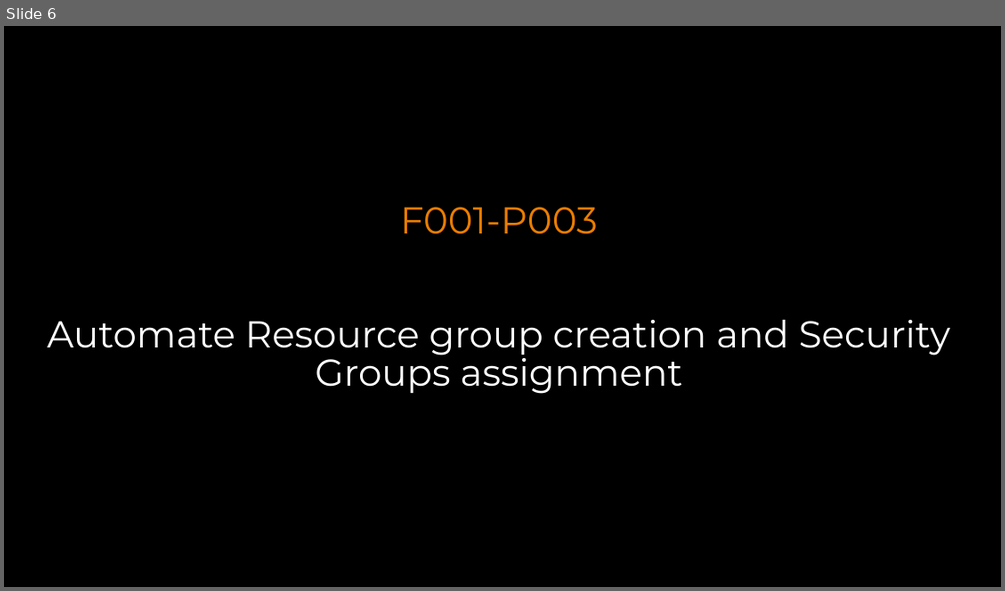
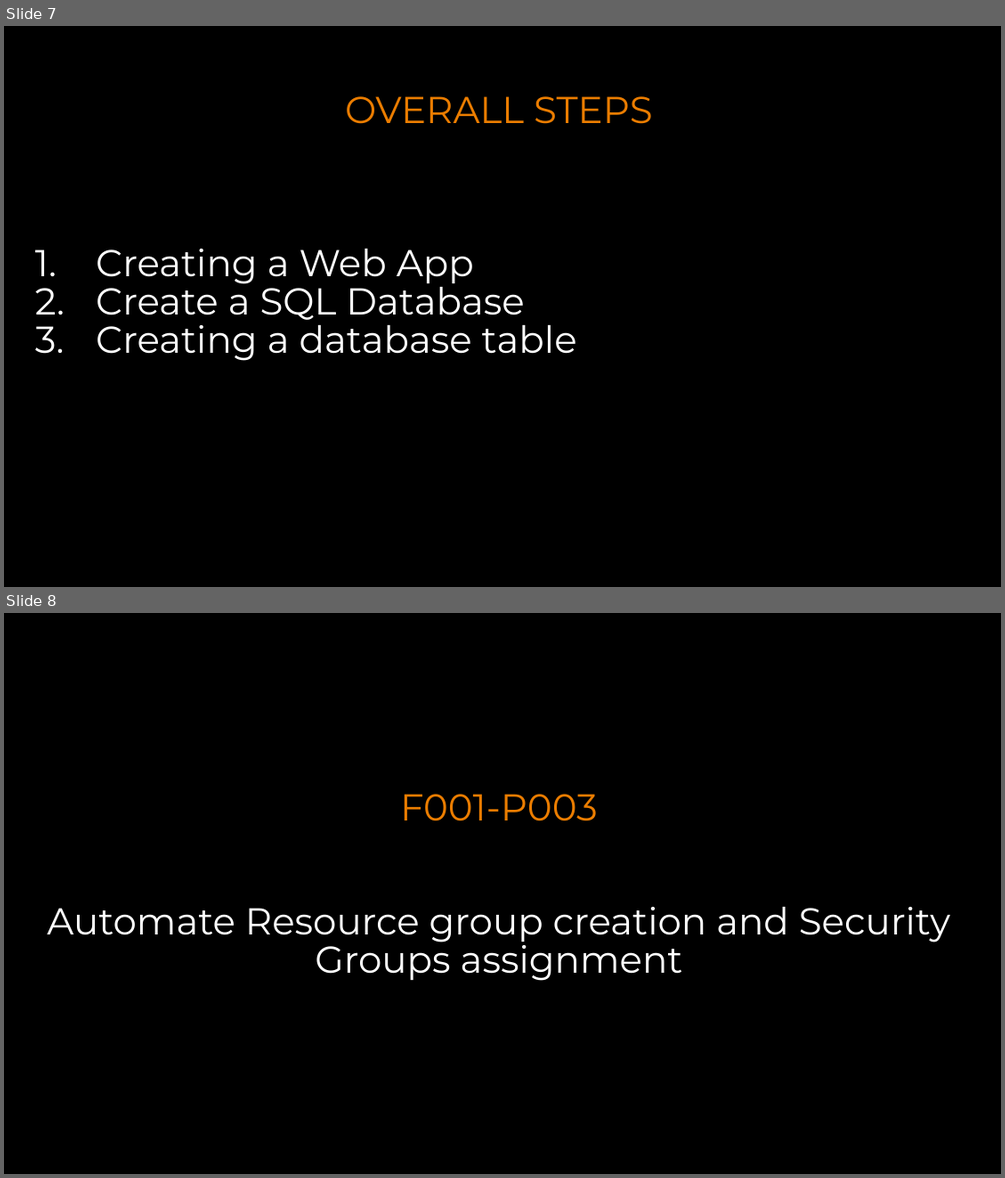
Before and after one commit to gourav8jain/Test-GDBC-2018, a slide deck: Challenges.pptx. Shown one above the other, each under a label of ours: slide 6 before the commit, slides 7 and 8 after it. The pictures are 1005x591 and 1005x1178 pixels, drawn with LibreOffice and Linux fonts; fonts in the diff are those of the drawing; background and template pictures are left out. Boxes give left, top, right and bottom in pixels: in the first picture for what was removed or moved away, otherwise in the second. Text is boxed around its words. In the diff, an @@ line names an element or a change of style, - is before the commit and + after.

```diff
--- a/Challenges.pptx
+++ b/Challenges.pptx
@@ slide 7 added at [4, 26, 1001, 587], background picture (left out) @@
@@ text added at [345, 96, 653, 124], 36 pt, text #EB7D00 @@
+OVERALL STEPS
@@ text added at [96, 248, 577, 361], 36 pt, text #FFFFFF @@
+1. Creating a Web App
+2. Create a SQL Database
+3. Creating a database table
@@ what was slide 6 is now slide 8 @@
```
Also in this commit, not shown: 6 slides changed, 16 other slides added, 1 slide removed, 1 other file.
